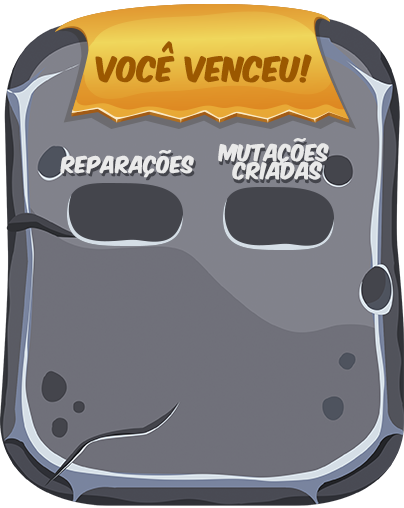
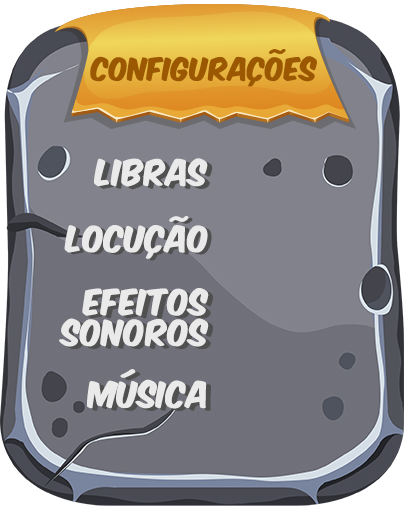
Two versions of the same layered image (404x508). Layer-by-layer changes:
renamed "Você venceu!" to "configurações", painted on it over [90, 41, 317, 87]
added layer "música" (1st of 2) above "música" over [87, 369, 207, 409]
added layer "música" (2nd of 2) above "EFEITOS SONOROS" over [91, 371, 211, 411]
added layer "EFEITOS SONOROS" (1st of 2) above "locução" over [59, 288, 209, 347]
added layer "locução" (1st of 2) above "LIBRAS" over [64, 216, 208, 259]
renamed "REPARAÇÕES" to "LIBRAS", painted on it over [60, 149, 208, 187]
added layer "EFEITOS SONOROS" (2nd of 2) above "locução" over [63, 290, 213, 349]
added layer "locução" (2nd of 2) above "LIBRAS" over [68, 217, 212, 261]
renamed "REPARAÇÕES" to "LIBRAS", painted on it over [62, 152, 213, 190]
removed layer "mutações criadas" (1st of 2) over [218, 138, 329, 180]
removed layer "mutações criadas" (2nd of 2) over [219, 141, 330, 184]
removed layer "Objeto Inteligente de Vetor copiar" over [223, 187, 334, 250]
removed layer "Objeto Inteligente de Vetor" (2nd of 2) over [67, 183, 183, 246]
